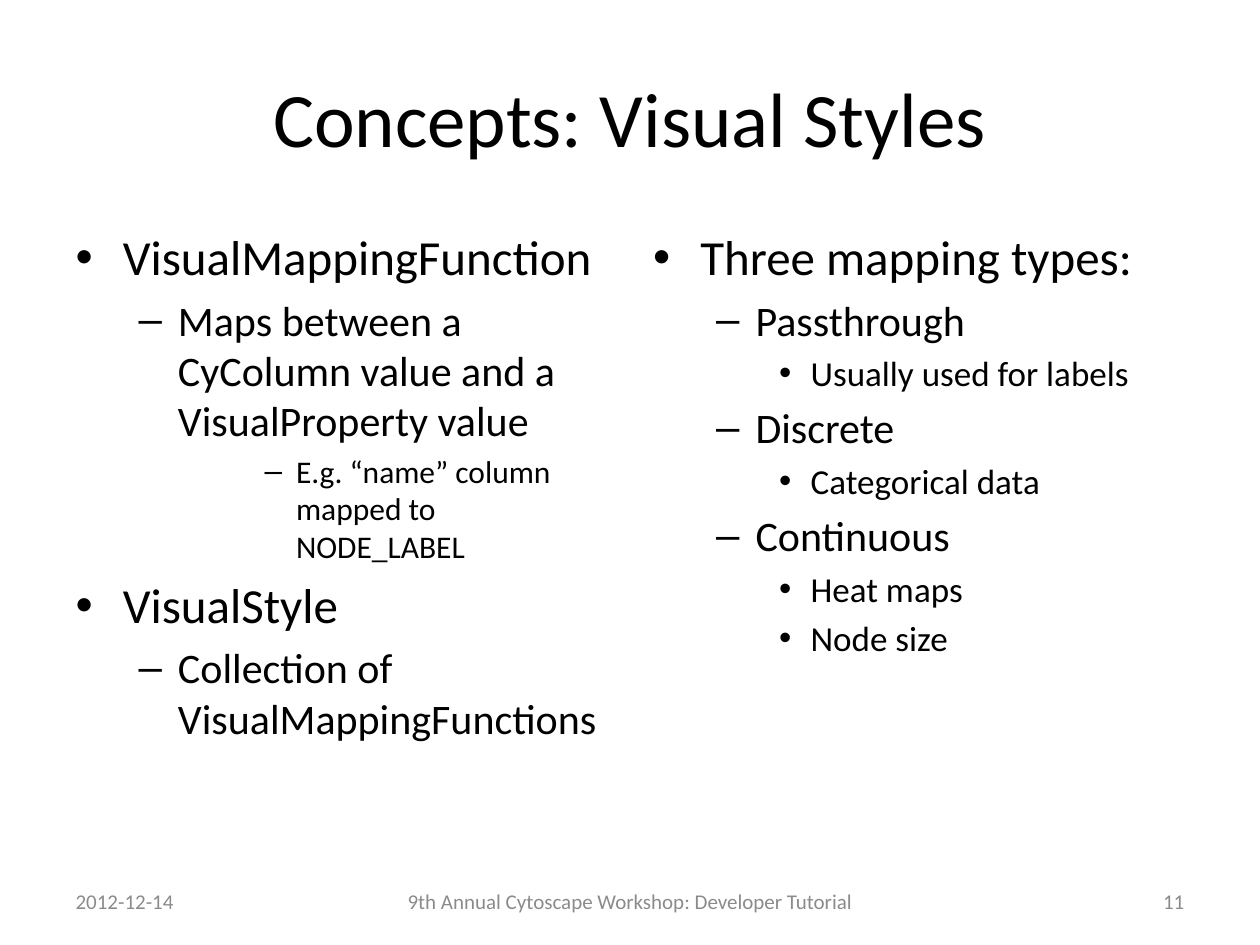
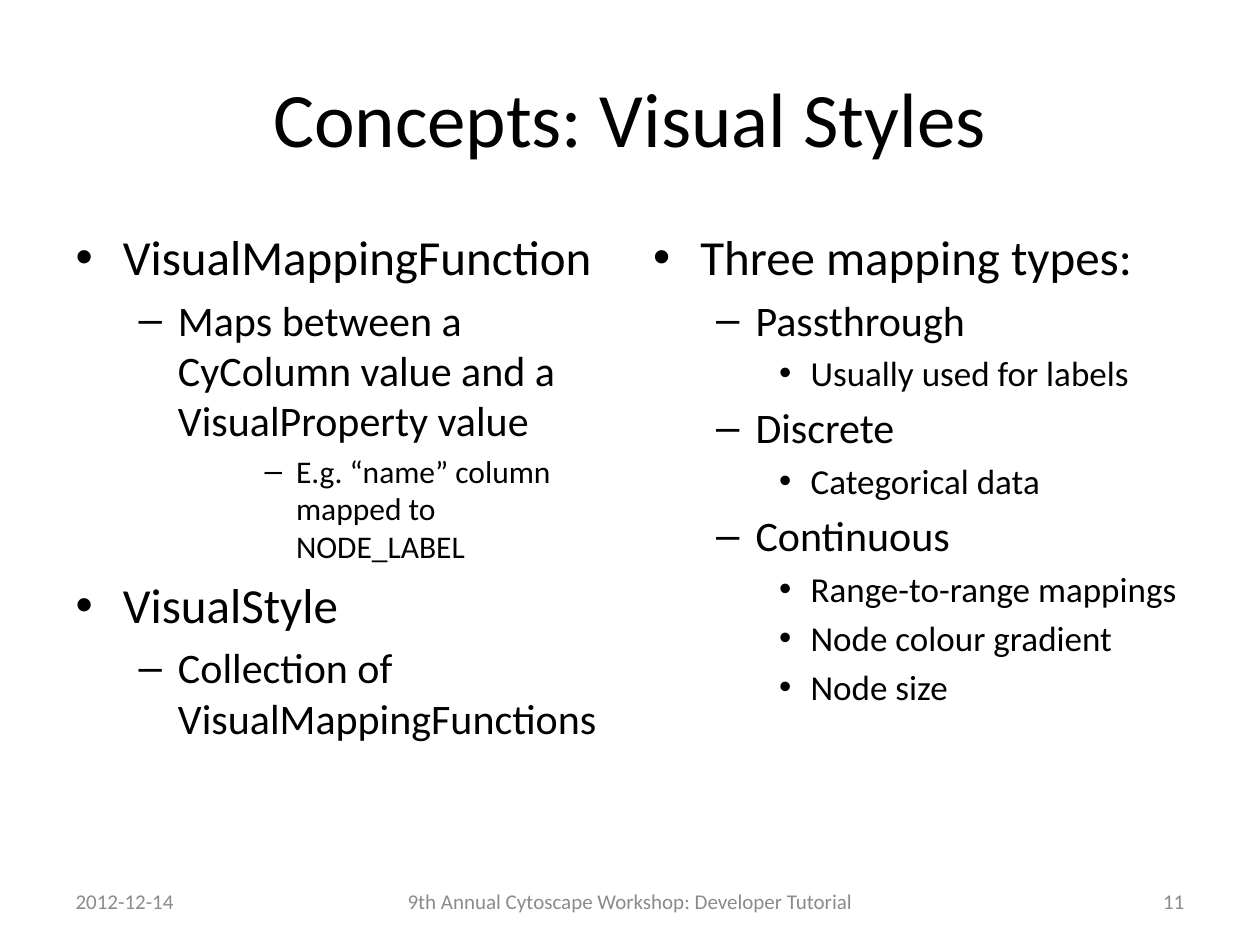
Before and after one commit to jrrmzz/cy3-dev-tutorial, a slide deck: slide 11 of slides.pptx. Drawn at 1260x945 pixels with LibreOffice and Linux fonts; fonts in the diff are those of the drawing. Boxes give left, top, right and bottom in pixels: in the first picture for what was removed or moved away, otherwise in the second. Text is boxed around its words. In the diff, an @@ line names an element or a change of style, - is before the commit and + after.

```diff
--- a/slides.pptx
+++ b/slides.pptx
@@ text at [811, 578, 1176, 657]: text changed @@
-    • Heat maps
+    • Range-to-range mappings
+    • Node colour gradient
```
Also in this commit, not shown: 9 other slides changed, 8 slides added.
